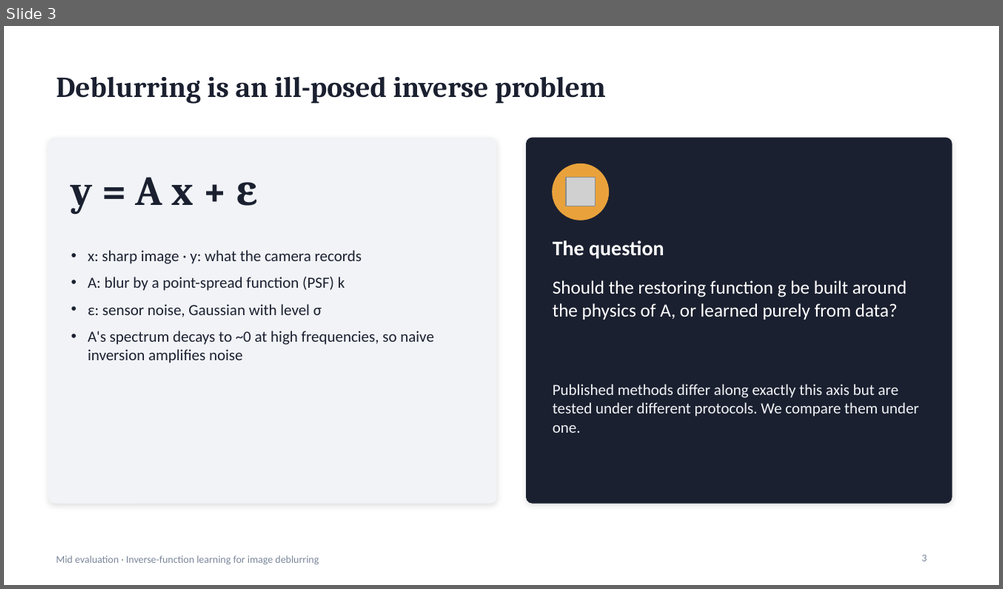
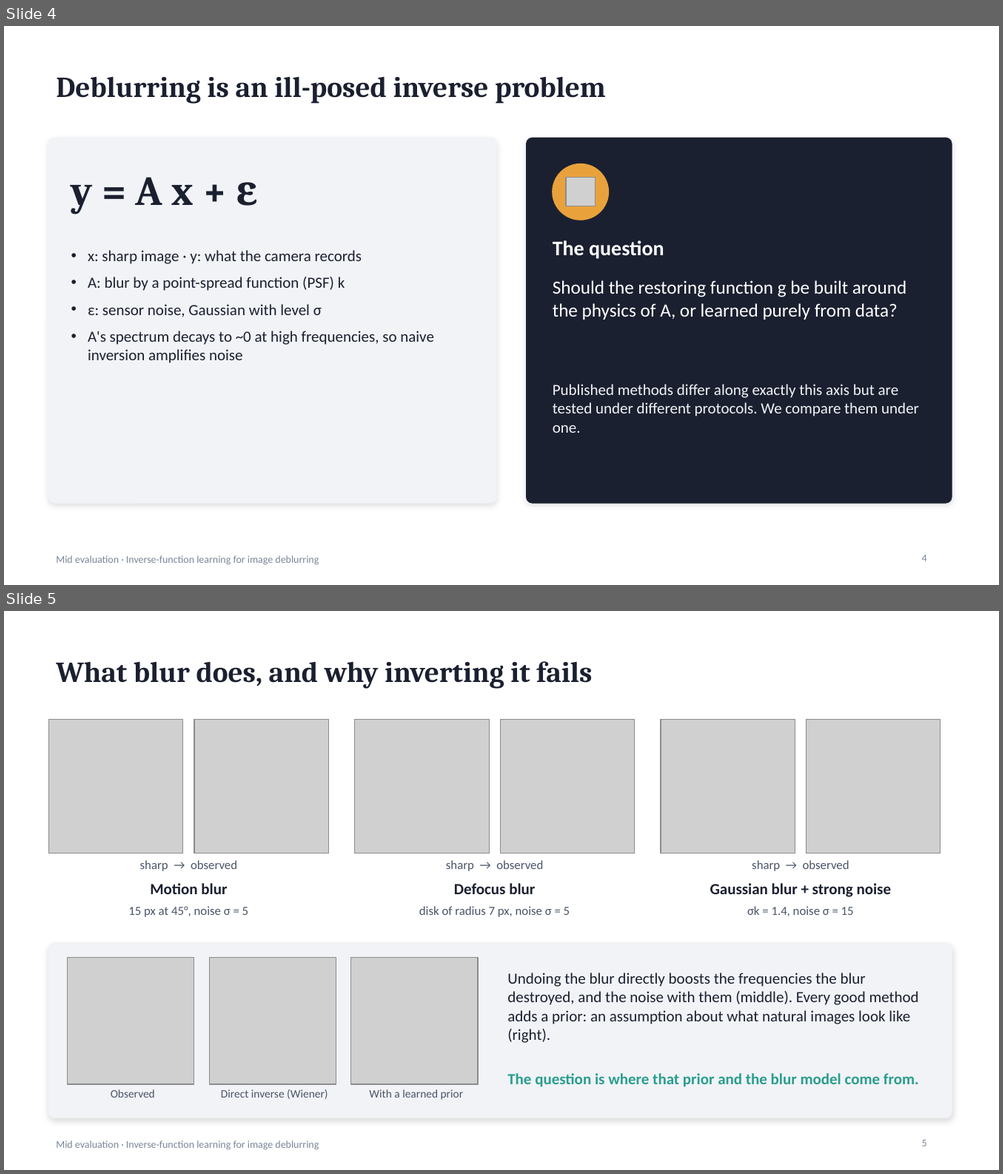
Before and after one commit to suryamanoj4/Inverse-Deblur, a slide deck: report/mid_evaluation.pptx. Shown one above the other, each under a label of ours: slide 3 before the commit, slides 4 and 5 after it. The pictures are 1003x589 and 1003x1174 pixels, drawn with LibreOffice and Linux fonts; fonts in the diff are those of the drawing; grey boxes stand for pictures. Boxes give left, top, right and bottom in pixels: in the first picture for what was removed or moved away, otherwise in the second. Text is boxed around its words. In the diff, an @@ line names an element or a change of style, - is before the commit and + after.

```diff
--- a/report/mid_evaluation.pptx
+++ b/report/mid_evaluation.pptx
@@ slide 5 added at [4,611,999,1170], background #FFFFFF; not listed: 1 template element that a slide beside it also shows @@
@@ title added at [56,661,592,689], 28 pt, text #1B2030, bold @@
+What blur does, and why inverting it fails
@@ picture added at [48,719,183,854] @@
@@ picture added at [194,719,329,854] @@
@@ picture added at [355,719,489,854] @@
@@ picture added at [500,719,634,854] @@
@@ picture added at [660,719,795,854] @@
@@ picture added at [806,719,940,854] @@
@@ text added at [140,860,237,871], 12 pt, text #4A5468 @@
+sharp → observed
@@ text added at [446,860,543,871], 12 pt, text #4A5468 @@
+sharp → observed
@@ text added at [751,860,849,871], 12 pt, text #4A5468 @@
+sharp → observed
@@ text added at [150,883,227,894], 15 pt, text #1B2030, bold @@
+Motion blur
@@ text added at [454,883,535,894], 15 pt, text #1B2030, bold @@
+Defocus blur
@@ text added at [710,883,891,897], 15 pt, text #1B2030, bold @@
+Gaussian blur + strong noise
@@ text added at [128,906,248,917], 12 pt, text #4A5468 @@
+15 px at 45°, noise σ = 5
@@ text added at [419,906,569,917], 12 pt, text #4A5468 @@
+disk of radius 7 px, noise σ = 5
@@ text added at [747,906,854,917], 12 pt, text #4A5468 @@
+σk = 1.4, noise σ = 15
@@ rounded rectangle added at [48,943,951,1119], fill #F1F3F6, outline #F1F3F6 0.75 pt @@
@@ picture added at [68,958,194,1085] @@
@@ picture added at [209,958,336,1085] @@
@@ picture added at [351,958,478,1085] @@
@@ text added at [507,973,919,1043], 15 pt, text #1B2030 @@
+Undoing the blur directly boosts the frequencies the blur destroyed, and the noise with them (middle). Every good method adds a prior: an assumption about what natural images look like (right).
@@ text added at [507,1073,919,1088], 15 pt, text #2A9D8F, bold @@
+The question is where that prior and the blur model come from.
@@ text added at [111,1090,155,1098], 11 pt, text #4A5468 @@
+Observed
@@ text added at [221,1090,327,1099], 11 pt, text #4A5468 @@
+Direct inverse (Wiener)
@@ text added at [369,1090,464,1100], 11 pt, text #4A5468 @@
+With a learned prior
@@ page number added at [922,1140,927,1147], 10 pt, text #7A8699 @@
+5
@@ what was slide 3 is now slide 4 @@
@@ page number at [922,555,927,562]: text changed @@
-3
+4
```
Also in this commit, not shown: 3 slides changed, 9 other slides added, 7 other files.
